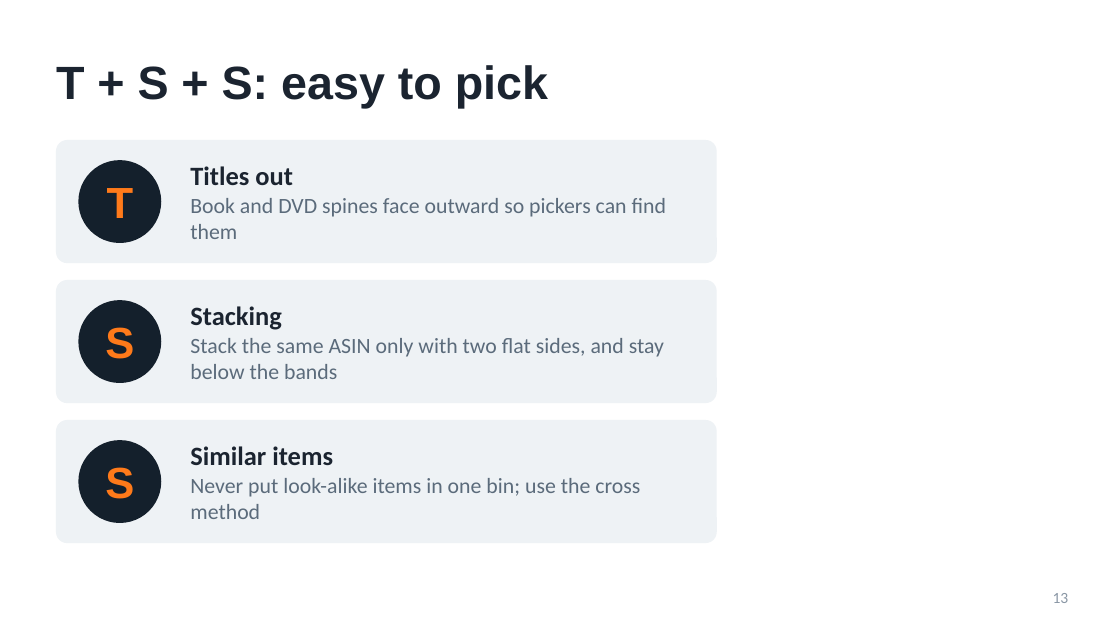
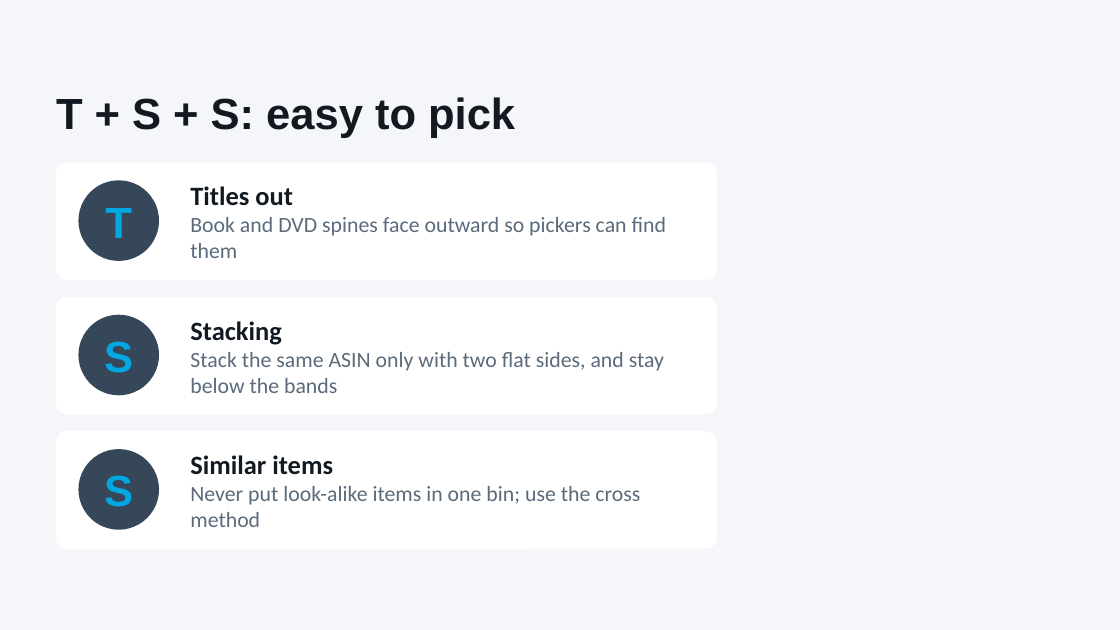
Before and after one commit to vanfryddie/beanstalkx, a slide deck: slide 13 of APMT_Coaching_FFF_ROBOTSS.pptx. Drawn at 1120x630 pixels with LibreOffice and Linux fonts; fonts in the diff are those of the drawing; background and template pictures are left out. Boxes give left, top, right and bottom in pixels: in the first picture for what was removed or moved away, otherwise in the second. Text is boxed around its words. In the diff, an @@ line names an element or a change of style, - is before the commit and + after.

```diff
--- a/APMT_Coaching_FFF_ROBOTSS.pptx
+++ b/APMT_Coaching_FFF_ROBOTSS.pptx
@@ background #FFFFFF to #F5F6FA @@
@@ title "T + S + S: ...": place and size @@
-title "T + S + S: ..." at [56, 65, 548, 109]
+title "T + S + S: ..." at [56, 97, 515, 138]
@@ title "T + S + S: ..." at [56, 97, 515, 138]: size 30 to 28 pt, text colour #1B2430 to #121921 @@
@@ fill #EEF2F5 to #FFFFFF; proportions changed in 3 elements at [56, 431, 717, 549], [56, 297, 717, 414], [56, 162, 717, 280] @@
@@ rounded rectangle: place and size @@
-rounded rectangle at [56, 140, 717, 263]
+rounded rectangle at [56, 162, 717, 280]
@@ text "Titles out": place and size @@
-text "Titles out" at [190, 166, 666, 239]
+text "Titles out" at [190, 186, 666, 258]
@@ text colour #FF7A1A to #02A6E1 in 3 elements at [104, 475, 133, 507], [104, 341, 133, 373], [105, 208, 132, 238] @@
@@ text "T": place and size @@
-text "T" at [107, 188, 134, 218]
+text "T" at [105, 208, 132, 238]
@@ ellipse: place and size @@
-ellipse at [78, 160, 161, 243]
+ellipse at [78, 180, 159, 261]
@@ fill #14202C to #37475A in 3 elements at [78, 449, 159, 530], [78, 315, 159, 395], [78, 180, 159, 261] @@
@@ text at [190, 186, 293, 205]: text colour #1B2430 to #121921 in "Titles out" @@
@@ rounded rectangle: place and size @@
-rounded rectangle at [56, 280, 717, 403]
+rounded rectangle at [56, 297, 717, 414]
@@ text "Stacking": place and size @@
-text "Stacking" at [190, 306, 664, 379]
+text "Stacking" at [190, 321, 664, 393]
@@ text "S": place and size @@
-text "S" at [105, 327, 134, 359]
+text "S" at [104, 341, 133, 373]
@@ ellipse: place and size @@
-ellipse at [78, 300, 161, 383]
+ellipse at [78, 315, 159, 395]
@@ text at [190, 321, 282, 345]: text colour #1B2430 to #121921 in "Stacking" @@
@@ rounded rectangle: place and size @@
-rounded rectangle at [56, 420, 717, 543]
+rounded rectangle at [56, 431, 717, 549]
@@ text "S": place and size @@
-text "S" at [105, 467, 134, 499]
+text "S" at [104, 475, 133, 507]
@@ ellipse: place and size @@
-ellipse at [78, 440, 161, 523]
+ellipse at [78, 449, 159, 530]
@@ text "Similar items": place and size @@
-text "Similar items" at [190, 446, 640, 519]
+text "Similar items" at [190, 455, 640, 527]
@@ text at [190, 455, 333, 474]: text colour #1B2430 to #121921 in "Similar items" @@
@@ page number removed at [1053, 593, 1069, 603] @@
-13
```
Also in this commit, not shown: 13 other slides changed, 1 slide added, 1 slide removed.
